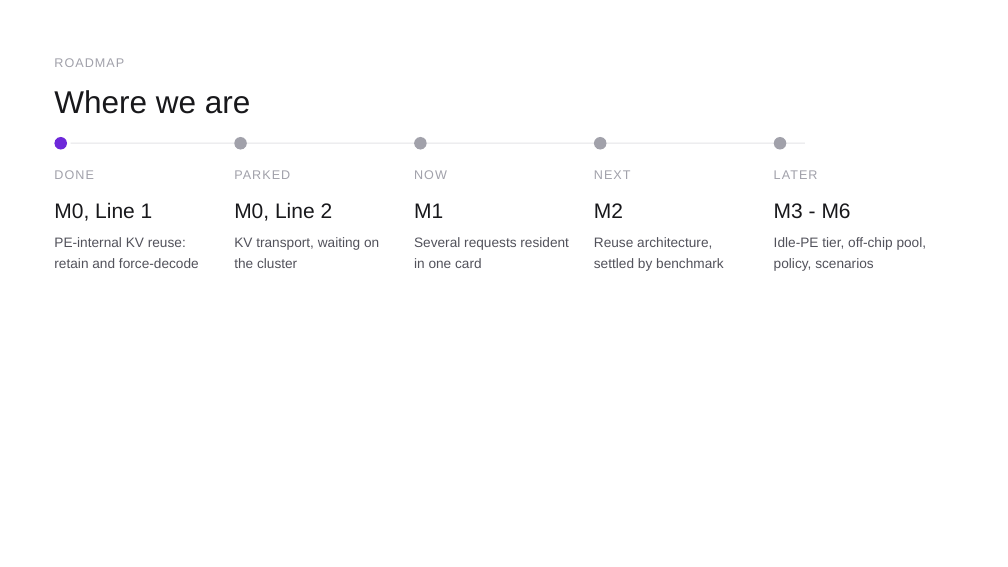
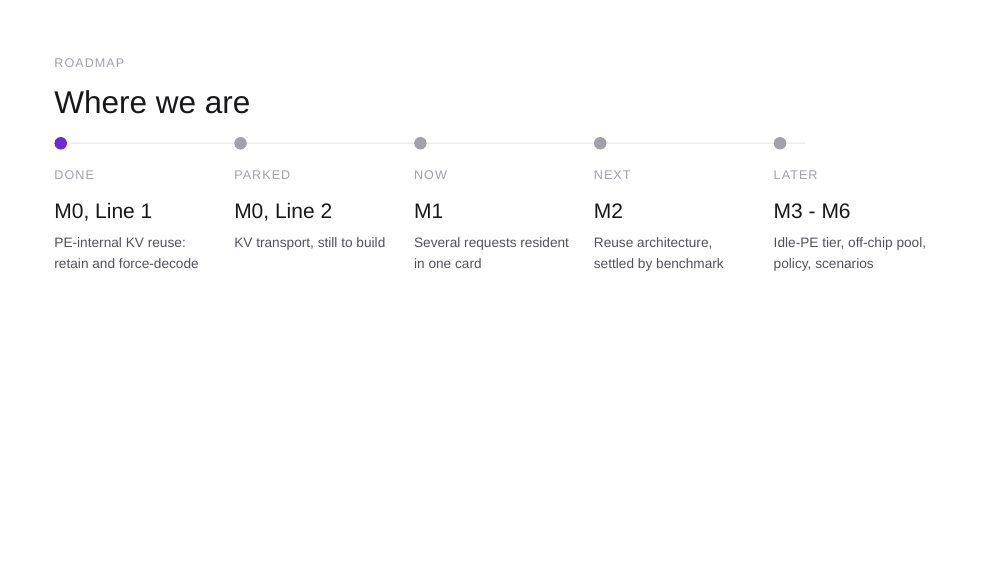
Before and after one commit to happyandslow/agent-memory, a slide deck: slide 2 of projects/WaferEngine-staging/meetings/2026-07-26.pptx. Drawn at 1008x567 pixels with LibreOffice and Linux fonts; fonts in the diff are those of the drawing. Boxes give left, top, right and bottom in pixels: in the first picture for what was removed or moved away, otherwise in the second. Text is boxed around its words. In the diff, an @@ line names an element or a change of style, - is before the commit and + after.

```diff
--- a/projects/WaferEngine-staging/meetings/2026-07-26.pptx
+++ b/projects/WaferEngine-staging/meetings/2026-07-26.pptx
@@ text at (234, 237, 385, 250): text changed @@
-KV transport, waiting on the cluster
+KV transport, still to build
```
Also in this commit, not shown: 5 other slides changed, 2 slides added, 2 slides removed, 5 other files.
